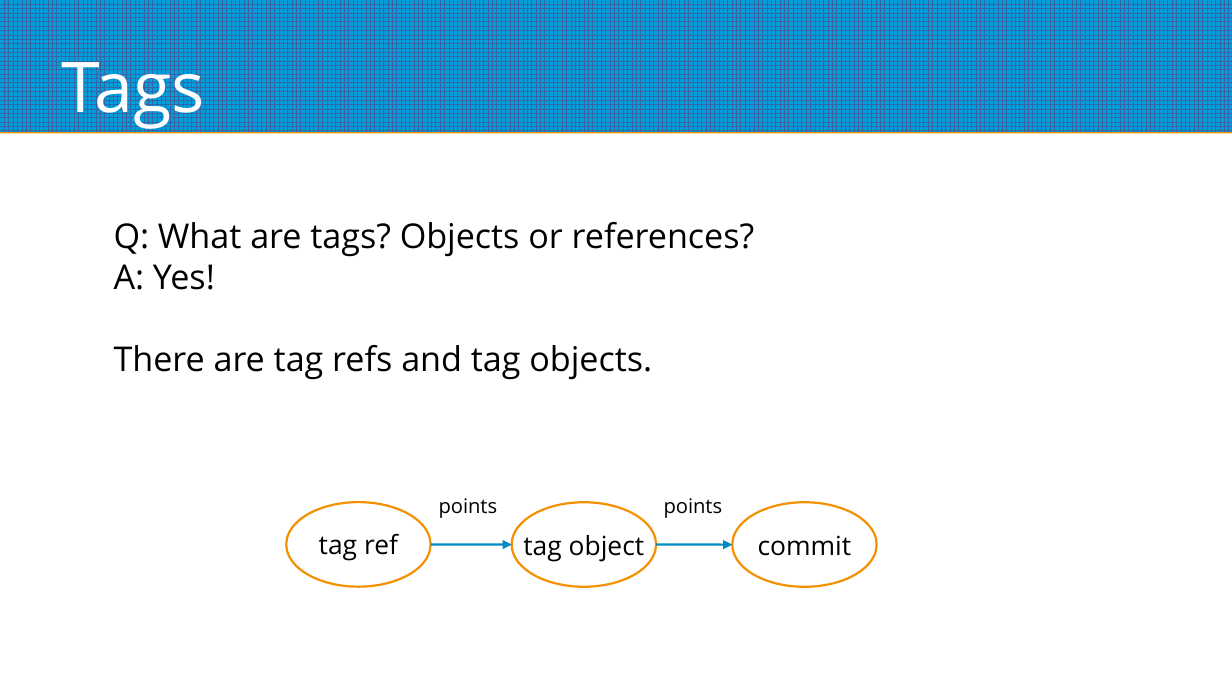
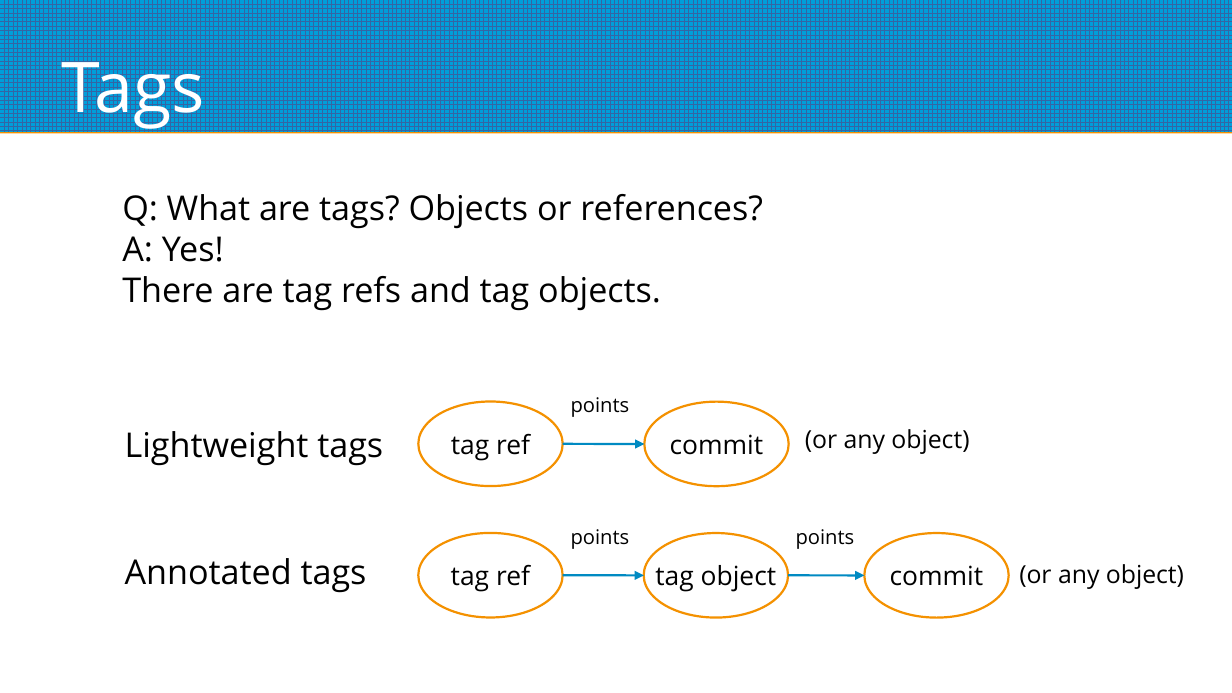
Before and after one commit to ilius/presentations, a slide deck: slide 4 of 2024-10-10/git-advanced.odp. Drawn at 1232x693 pixels with LibreOffice and Linux fonts; fonts in the diff are those of the drawing. Boxes give left, top, right and bottom in pixels: in the first picture for what was removed or moved away, otherwise in the second. Text is boxed around its words. In the diff, an @@ line names an element or a change of style, - is before the commit and + after.

```diff
--- a/2024-10-10/git-advanced.odp
+++ b/2024-10-10/git-advanced.odp
@@ text "Q: What are tags? Objects ..." rewrapped from box(114, 222, 755, 380) to box(122, 194, 763, 311) @@
@@ ellipse added at box(418, 401, 562, 486), outline #F49100 1.42 pt, 17 pt, text #000000 @@
+tag ref
@@ text added at box(571, 397, 630, 417), 13 pt, text #000000 @@
+points
@@ ellipse added at box(644, 401, 788, 486), outline #F49100 1.42 pt, 17 pt, text #000000 @@
+commit
@@ text added at box(125, 431, 383, 466), 22 pt, text #000000 @@
+Lightweight tags
@@ arrow added from (562, 444) to (644, 444), #008AC2 1.42 pt @@
@@ text added at box(805, 429, 969, 454), 16 pt, text #000000 @@
+(or any object)
@@ text added at box(125, 558, 367, 593), 22 pt, text #000000 @@
+Annotated tags
@@ text added at box(1019, 564, 1184, 589), 16 pt, text #000000 @@
+(or any object)
@@ 3 ellipses, 2 texts, 2 arrows: place and size @@
-3 ellipses, 2 texts, 2 arrows at box(286, 498, 876, 587)
+3 ellipses, 2 texts, 2 arrows at box(418, 529, 1008, 618)
```
Also in this commit, not shown: 1 other slide changed, 1 slide added, 1 other file.
